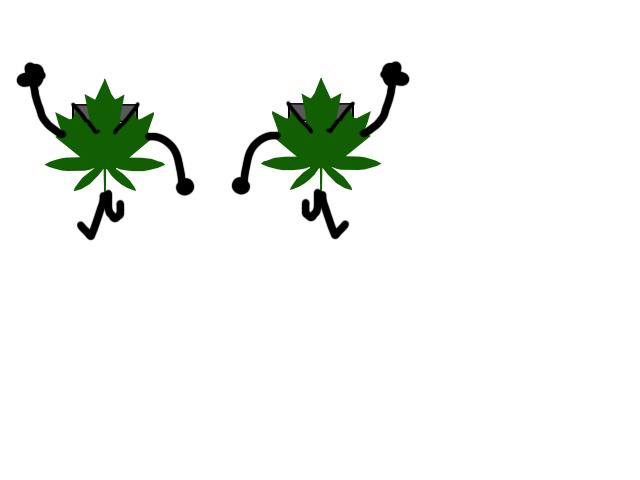
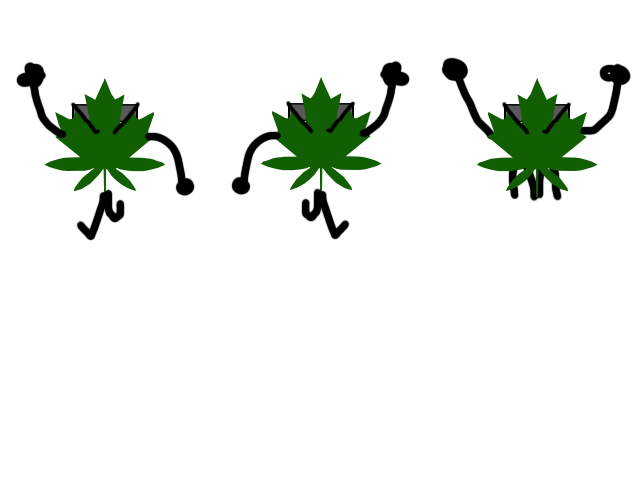
Layered file, before and after one edit (640×480). Changes by layer:
added layer "sprite3_body" above "sprite3_lims" over [476,78,598,197]
added layer "sprite3_lims" above "Rectangle 1" over [441,57,631,202]
added layer "Rectangle 1" (1st of 12) above "Rectangle 1" over [504,104,530,122]
added layer "Rectangle 1" (2nd of 12) (65%) above "Rectangle 1" over [506,106,528,121]
added layer "Rectangle 1" (3rd of 12) above "Rectangle 1" over [544,104,570,122]
added layer "Rectangle 1" (4th of 12) (65%) above "sprite2_limbs" over [546,106,568,121]
